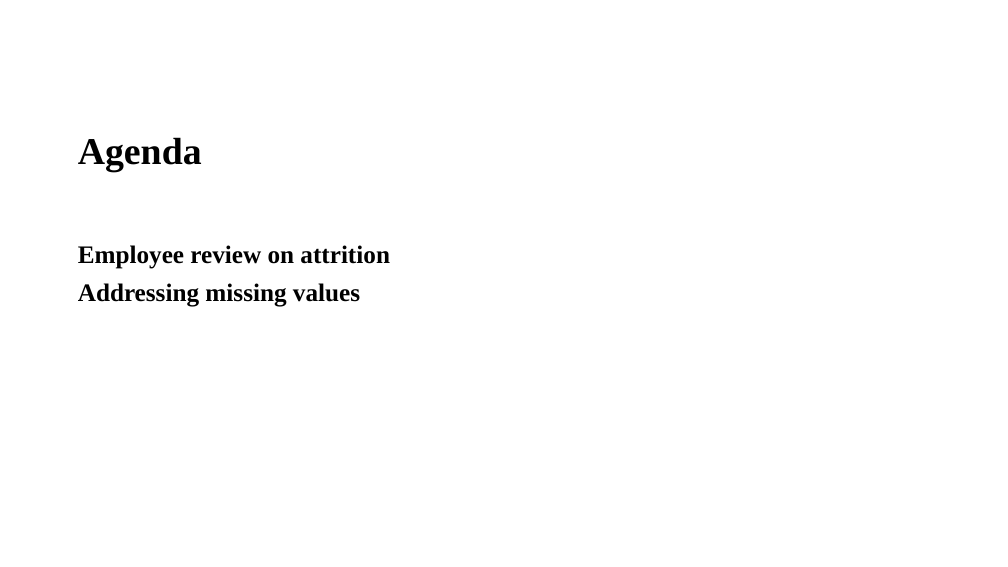
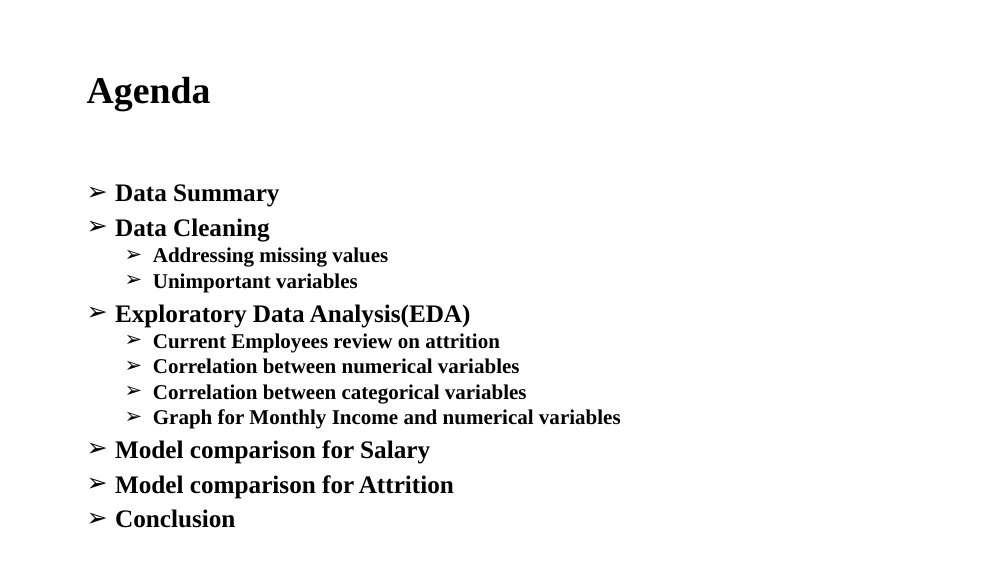
Before and after one commit to RashmiAPatel19/SMU_MSDS_6306_CaseStudy2_Spring2021, a slide deck: slide 3 of RashmiPatelCaseStudy2.pptx. Drawn at 1008x567 pixels with LibreOffice and Linux fonts; fonts in the diff are those of the drawing; background and template pictures are left out. Boxes give left, top, right and bottom in pixels: in the first picture for what was removed or moved away, otherwise in the second. Text is boxed around its words. In the diff, an @@ line names an element or a change of style, - is before the commit and + after.

```diff
--- a/RashmiPatelCaseStudy2.pptx
+++ b/RashmiPatelCaseStudy2.pptx
@@ title "Agenda": place and size @@
-title "Agenda" at [78,137,202,171]
+title "Agenda" at [87,76,211,111]
@@ subtitle "Data Summary": place and size @@
-subtitle "Data Summary" at [78,245,390,307]
+subtitle "Data Summary" at [115,184,621,528]
@@ subtitle at [115,184,279,242]: text changed @@
-Employee review on attrition
+➢ Data Summary
+➢ Data Cleaning
@@ subtitle at [153,247,388,267]: size 24 to 20 pt in "Addressing missing values"; bullet none to ➢; list level 1 to 2 in "Addressing missing values"; line spacing 0.9 to 0.8 @@
@@ subtitle at [115,273,621,528]: paragraphs added @@
+  ➢ Unimportant variables
+➢ Exploratory Data Analysis(EDA)
+  ➢ Current Employees review on attrition
+  ➢ Correlation between numerical variables
+  ➢ Correlation between categorical variables
+  ➢ Graph for Monthly Income and numerical variables
+➢ Model comparison for Salary
+➢ Model comparison for Attrition
+➢ Conclusion
```
Also in this commit, not shown: 2 other slides changed, 22 slides added.
